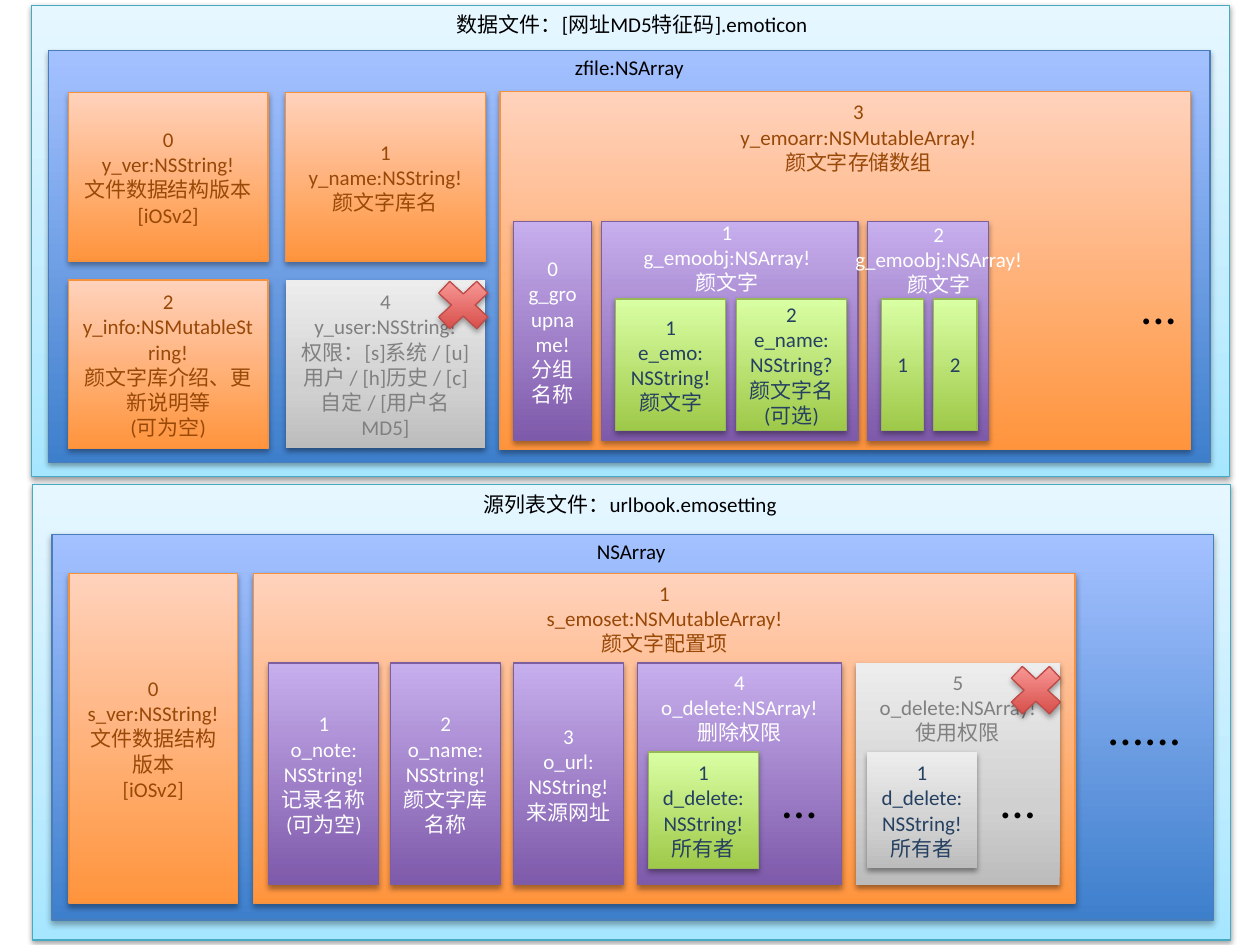
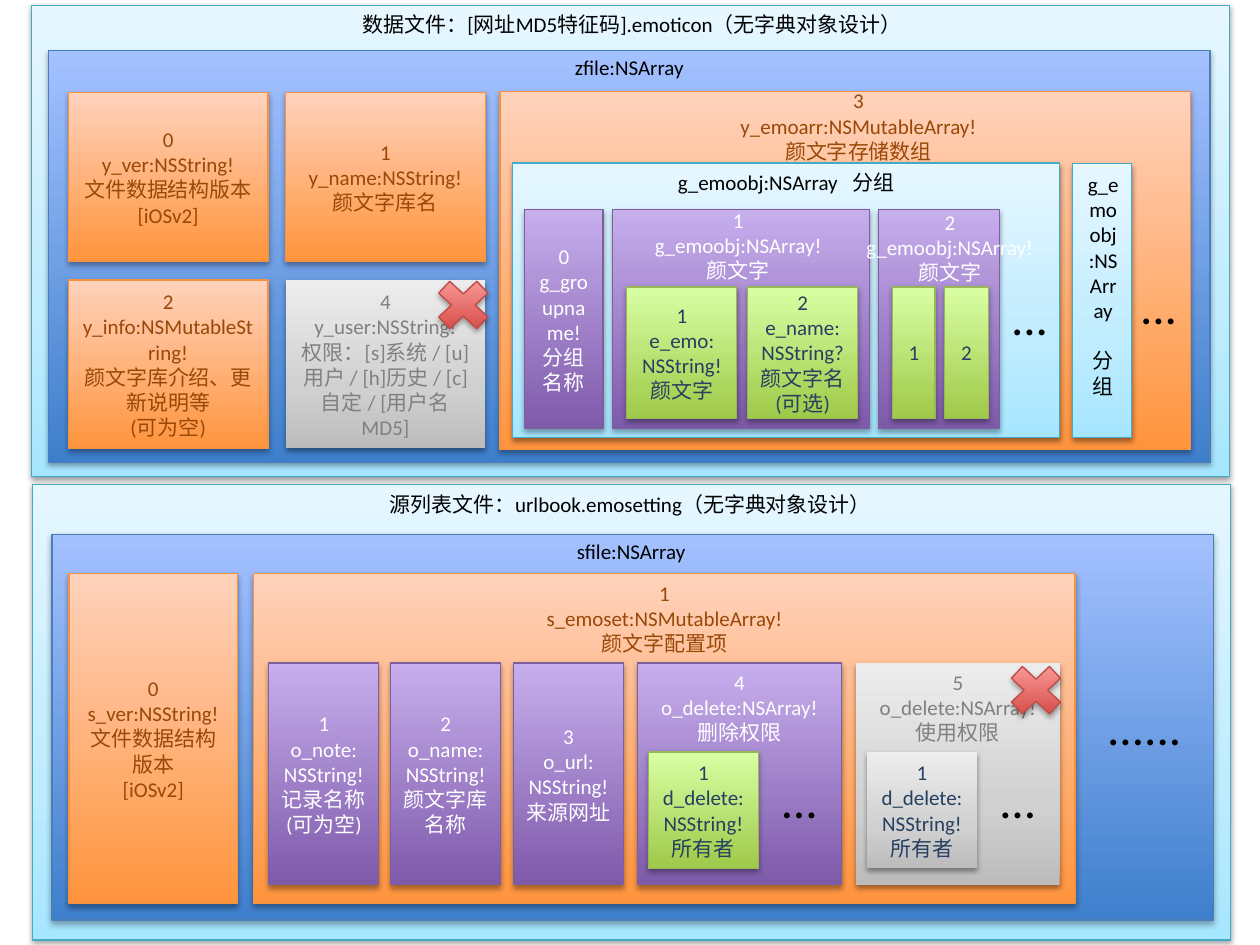
Before and after one commit to cloud-emoticon/cloudemoticon-ios, a slide deck: slide 1 of 设计/云颜文字iOS2数据结构设计.pptx. Drawn at 1260x945 pixels with LibreOffice and Linux fonts; fonts in the diff are those of the drawing. Boxes give left, top, right and bottom in pixels: in the first picture for what was removed or moved away, otherwise in the second. Text is boxed around its words. In the diff, an @@ line names an element or a change of style, - is before the commit and + after.

```diff
--- a/设计/云颜文字iOS2数据结构设计.pptx
+++ b/设计/云颜文字iOS2数据结构设计.pptx
@@ text at (x1=362, y1=14, x2=901, y2=35): text changed @@
-数据文件：[网址MD5特征码].emoticon
+数据文件：[网址MD5特征码].emoticon（无字典对象设计）
@@ text "3" rewrapped from (x1=740, y1=105, x2=976, y2=172) to (x1=740, y1=91, x2=976, y2=164) @@
@@ rectangle added at (x1=513, y1=163, x2=1060, y2=437), fill gradient #A7E6FF to #C1EDFF to #E7F8FF, outline #46AAC5 0.75 pt @@
@@ text added at (x1=678, y1=172, x2=894, y2=194), 12 pt, text #000000 @@
+g_emoobj:NSArray
+分组
@@ rectangle added at (x1=1072, y1=164, x2=1131, y2=438), fill gradient #A7E6FF to #C1EDFF to #E7F8FF, outline #46AAC5 0.75 pt @@
@@ 3 rectangles moved together from (x1=514, y1=222, x2=989, y2=441) to (x1=524, y1=209, x2=999, y2=428) @@
@@ 4 rectangles, 2 texts moved together from (x1=616, y1=227, x2=1022, y2=430) to (x1=626, y1=215, x2=1033, y2=418) @@
@@ text added at (x1=1088, y1=181, x2=1119, y2=396), 12 pt, text #000000 @@
+g_emoobj:NSArray 分组
@@ text added at (x1=999, y1=280, x2=1062, y2=352), 28 pt, text #000000 @@
+...
@@ text at (x1=389, y1=494, x2=871, y2=516): text changed @@
-源列表文件：urlbook.emosetting
+源列表文件：urlbook.emosetting（无字典对象设计）
@@ text at (x1=577, y1=544, x2=685, y2=563): text changed @@
-NSArray
+sfile:NSArray
```
Also in this commit, not shown: 6 other files.
